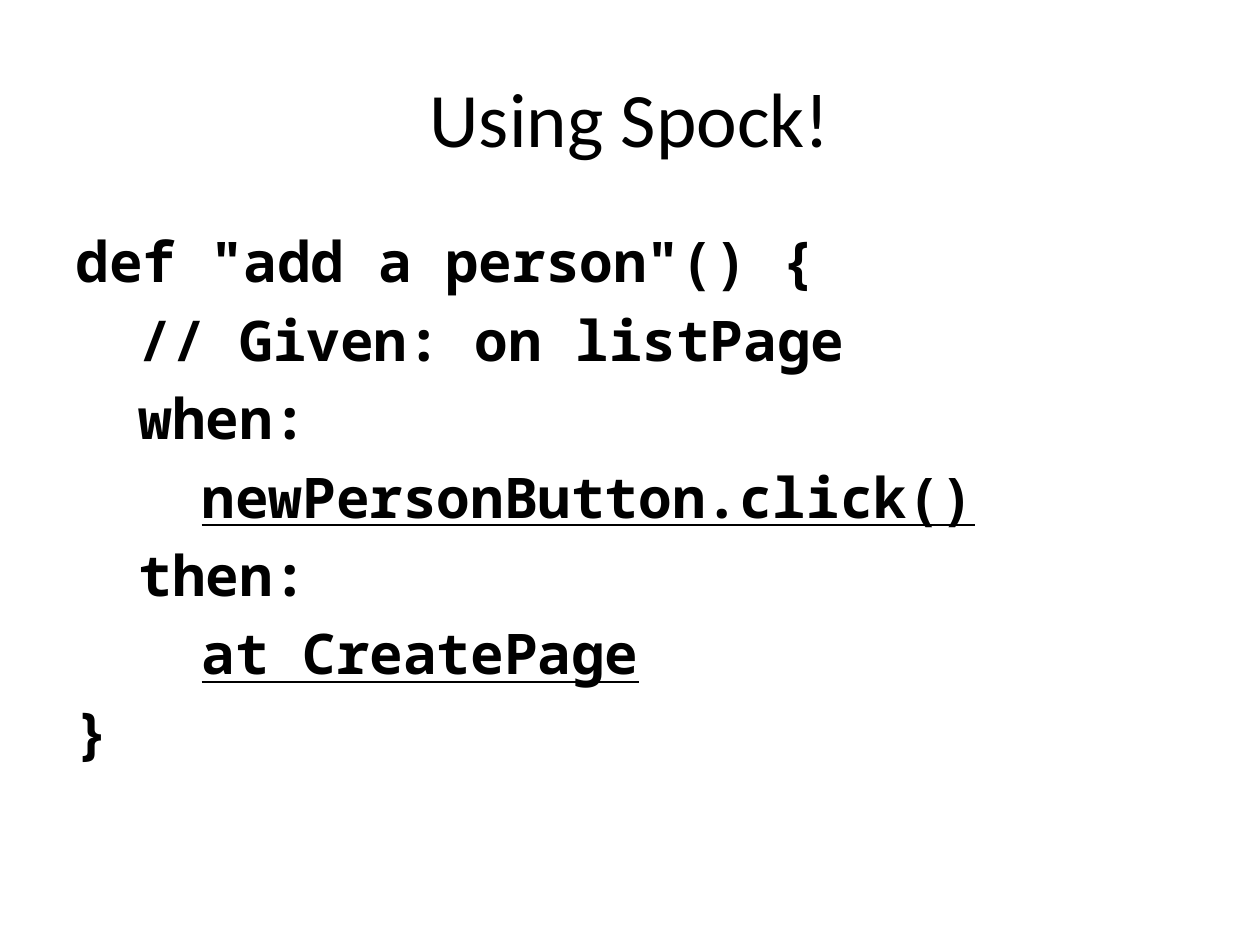
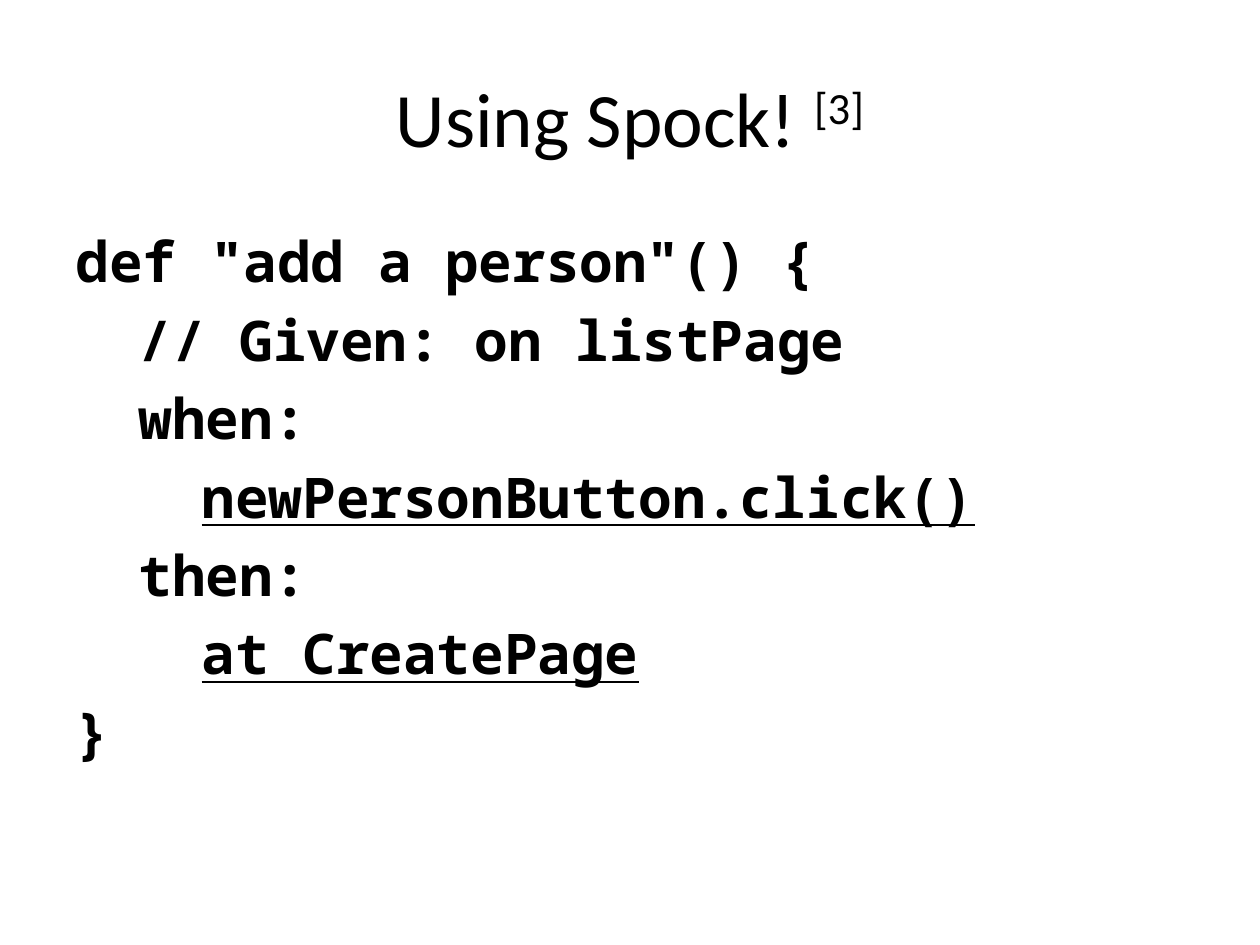
Before and after one commit to RichardAlexanderGreen/example-geb, a slide deck: slide 42 of GebTalk.pptx (slide 40 before the commit). Drawn at 1260x945 pixels with LibreOffice and Linux fonts; fonts in the diff are those of the drawing. Boxes give left, top, right and bottom in pixels: in the first picture for what was removed or moved away, otherwise in the second. Text is boxed around its words. In the diff, an @@ line names an element or a change of style, - is before the commit and + after.

```diff
--- a/GebTalk.pptx
+++ b/GebTalk.pptx
@@ title at (396, 91, 864, 161): text changed @@
-Using Spock!
+Using Spock! [3]
```
Also in this commit, not shown: 15 other slides changed, 3 slides added, 1 slide removed.
